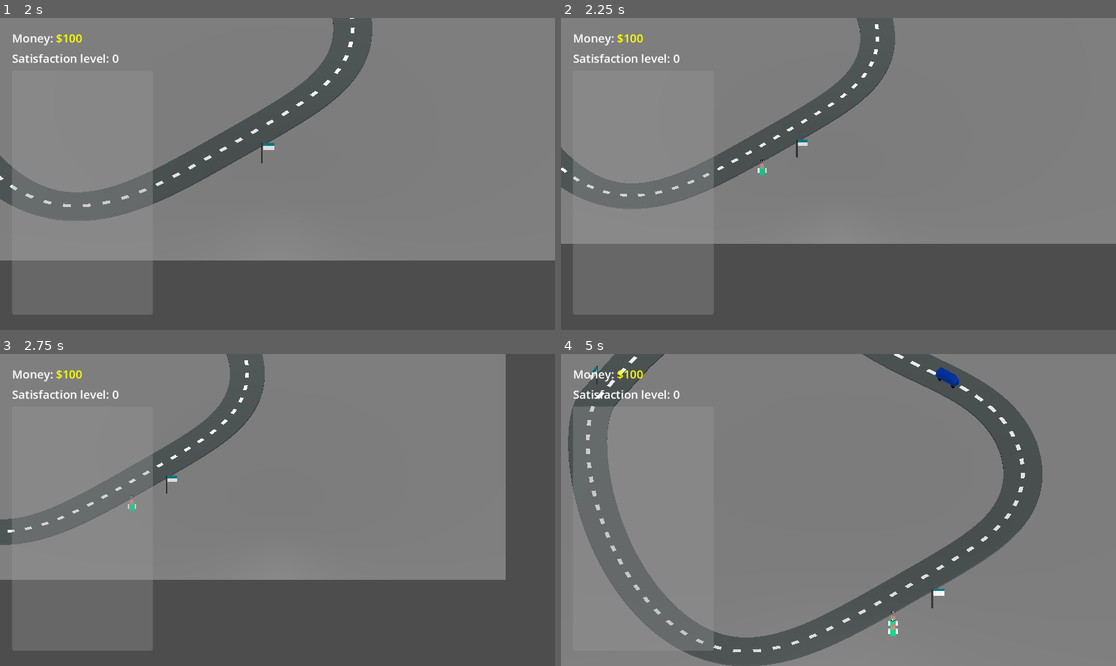
Above: before the commit, frames 1-4 (two rows, left to right).
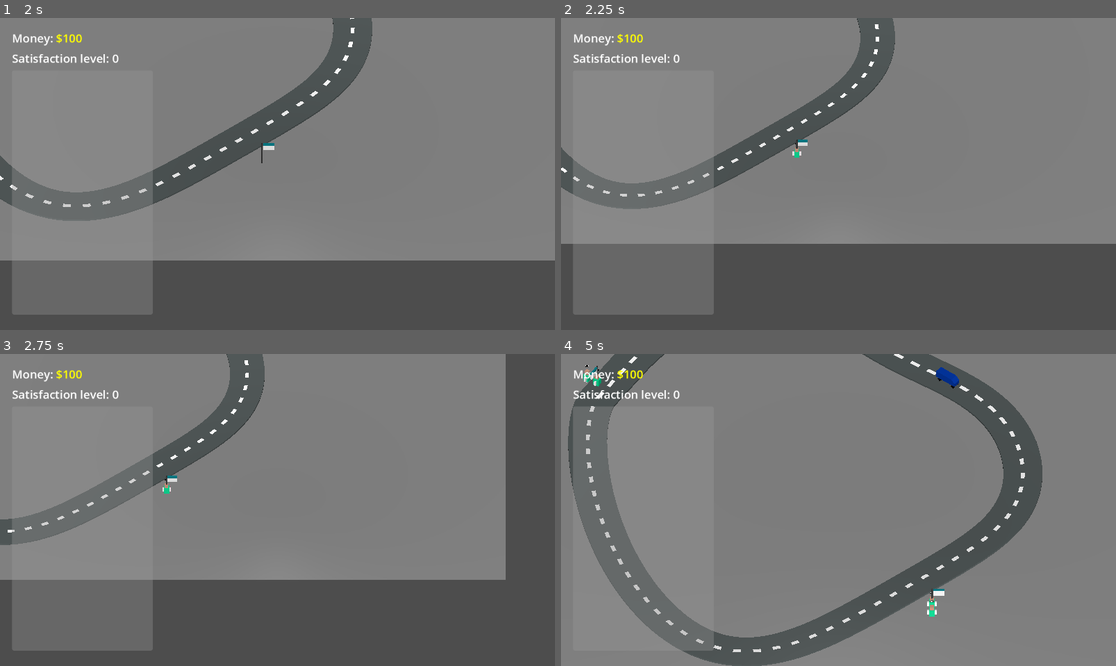
Above: after the commit, the same moments.

Repository: RaymoZou/gmtk-2025
Game: Godot game, scene res://scenes/main.tscn
The game is run twice, just before and just after one commit, with the same random seed, the same clock (stepped at 60 frames per second) and the same inputs.
Inputs (mouse positions are in pixels of both pictures, inside the frame that each line leads up to):
- Up to frame 1 (2 s): tap Enter at 0.5 s; move the mouse to (399, 158) at 0.52 s; hold Right (ui_right) 0.53-1.28 s; tap Mouse wheel down (scroll_down) at 0.6 s; click (399, 158) at 0.67 s; move the mouse to (166, 189) at 1.27 s; hold Down (ui_down) from 1.28 s (still down); tap Mouse wheel up (scroll_up) at 1.35 s; click (166, 189) at 1.42 s
- Up to frame 2 (2.25 s): move the mouse to (894, 105) at 2.02 s; release Down (ui_down) at 2.03 s; hold Right (ui_right) from 2.03 s (still down); tap Mouse wheel down (scroll_down) at 2.1 s; click (894, 105) at 2.17 s
- Up to frame 3 (2.75 s): keep holding Right (ui_right)
- Up to frame 4 (5 s): move the mouse to (810, 572) at 2.77 s; release Right (ui_right) at 2.78 s; hold Up (ui_up) 2.78-3.53 s; tap Mouse wheel up (scroll_up) at 2.85, 4.35 s; click (810, 572) at 2.92 s; move the mouse to (1005, 556) at 3.52 s; hold Left (ui_left) from 3.53 s (still down); tap Mouse wheel down (scroll_down) at 3.6 s; click (1005, 556) at 3.67 s; move the mouse to (672, 463) at 4.27 s; click (672, 463) at 4.42 s

Frame 1 is identical in both runs. In frame 2, less than 0.1% of the frame differs, in the area x 35-44%, y 40-51%; in frame 3, less than 0.1%; in frame 4, 0.3%, in the area x 4-68%, y 3-91%.

Commit message:
refactor: base station scene from Node -> Area3D

Diff:
--- a/scenes/Station.tscn
+++ b/scenes/Station.tscn
@@ -8,18 +8,10 @@
 [sub_resource type="BoxShape3D" id="BoxShape3D_j74gr"]
 size = Vector3(20, 10, 10)
 
-[node name="Station" type="Node3D"]
+[node name="Station" type="Area3D"]
 script = ExtResource("1_j74gr")
 passenger_scene = ExtResource("2_nwy1y")
 highlight_mat = ExtResource("3_47i8t")
-
-[node name="Area3D" type="Area3D" parent="."]
-transform = Transform3D(1, 0, 0, 0, 1, 0, 0, 0, 1, 0.306397, 0.813954, -0.839338)
-collision_layer = 2
-
-[node name="CollisionShape3D" type="CollisionShape3D" parent="Area3D"]
-unique_name_in_owner = true
-shape = SubResource("BoxShape3D_j74gr")
 
 [node name="model" parent="." instance=ExtResource("1_b2okk")]
 
@@ -32,4 +24,8 @@
 pixel_size = 0.05
 billboard = 1
 
+[node name="CollisionShape3D" type="CollisionShape3D" parent="."]
+unique_name_in_owner = true
+shape = SubResource("BoxShape3D_j74gr")
+
 [editable path="model"]
--- a/scripts/Station.gd
+++ b/scripts/Station.gd
@@ -1,4 +1,4 @@
-extends Node
+extends Area3D
 
 class_name Station
 
@@ -15,10 +15,9 @@
 
 func _init() -> void:
 	print('Created another station')
-	# TODO: make a random name
 
 func _ready() -> void:
-	# Regsiter station with GameManager
+	# Register station with GameManager
 	GameManager.stations.append(self)
 	SignalBus.selected.connect(_on_selected)
 	capacity = INITIAL_CAPACITY
@@ -27,18 +26,10 @@
 	%Timer.timeout.connect(spawn_passengers)
 	%Timer.start()
 
-	# TODO: Maybe change this to use the station node position
-	var collision_node: CollisionShape3D = self.get_node("Area3D/CollisionShape3D")
-	var size = collision_node.shape.get_debug_mesh().get_aabb().size
-	spawn_point = (Vector3(-1, 0, 1) * size / 2) + Vector3(0, 0, 2)
-
-	# Set up area collision detection
-	var area_node: Area3D = self.get_node("Area3D")
-	area_node.area_entered.connect(_on_area_entered)
-	var area3d : Area3D = $Area3D
-	area3d.input_event.connect(_on_input_event)
-	area3d.mouse_entered.connect(_on_mouse_entered)
-	area3d.mouse_exited.connect(_on_mouse_exited)
+	input_event.connect(_on_input_event)
+	mouse_entered.connect(_on_mouse_entered)
+	mouse_exited.connect(_on_mouse_exited)
+	area_entered.connect(_on_area_entered)
 
 func _on_input_event(_camera: Node, event: InputEvent, _event_position: Vector3, _normal: Vector3, _shape_idx: int):
 	if event is InputEventMouseButton:
